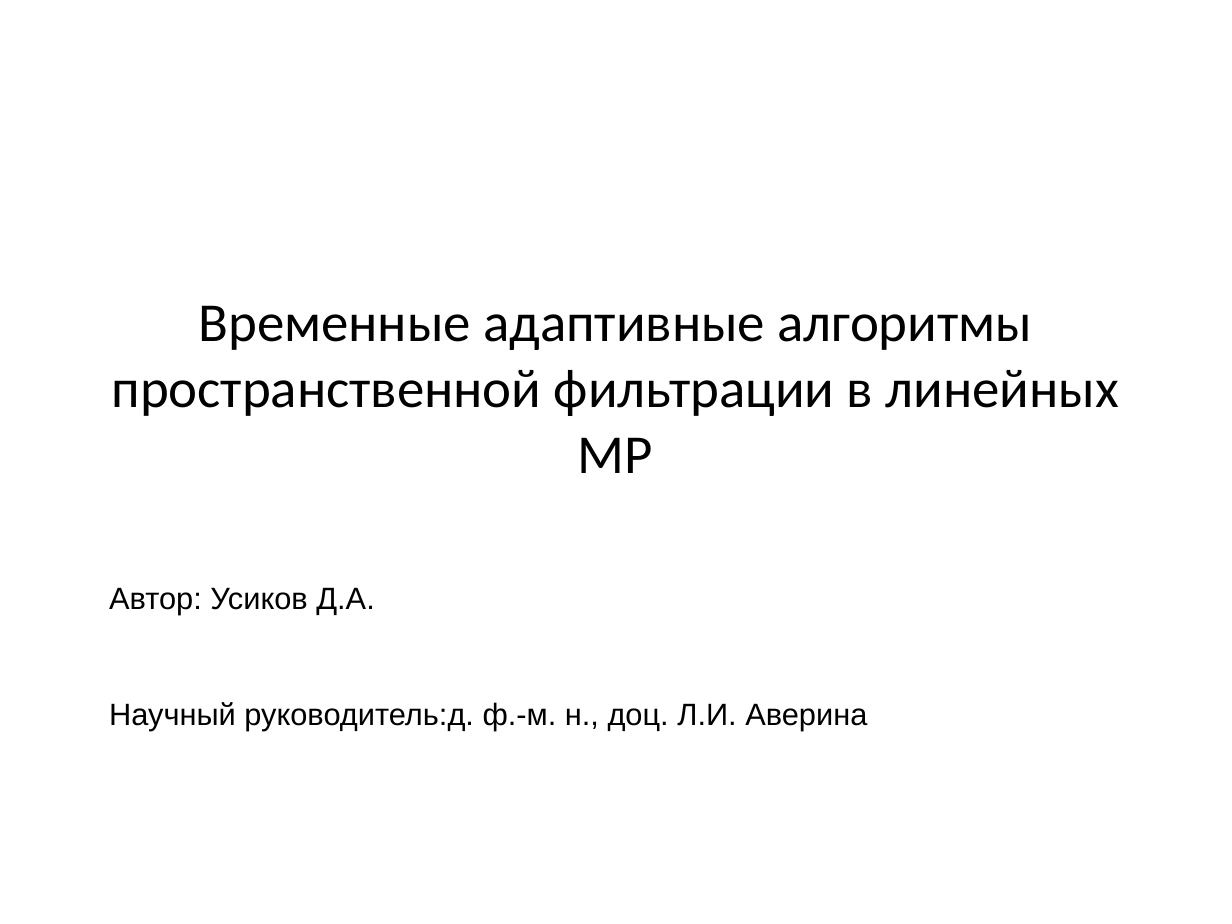
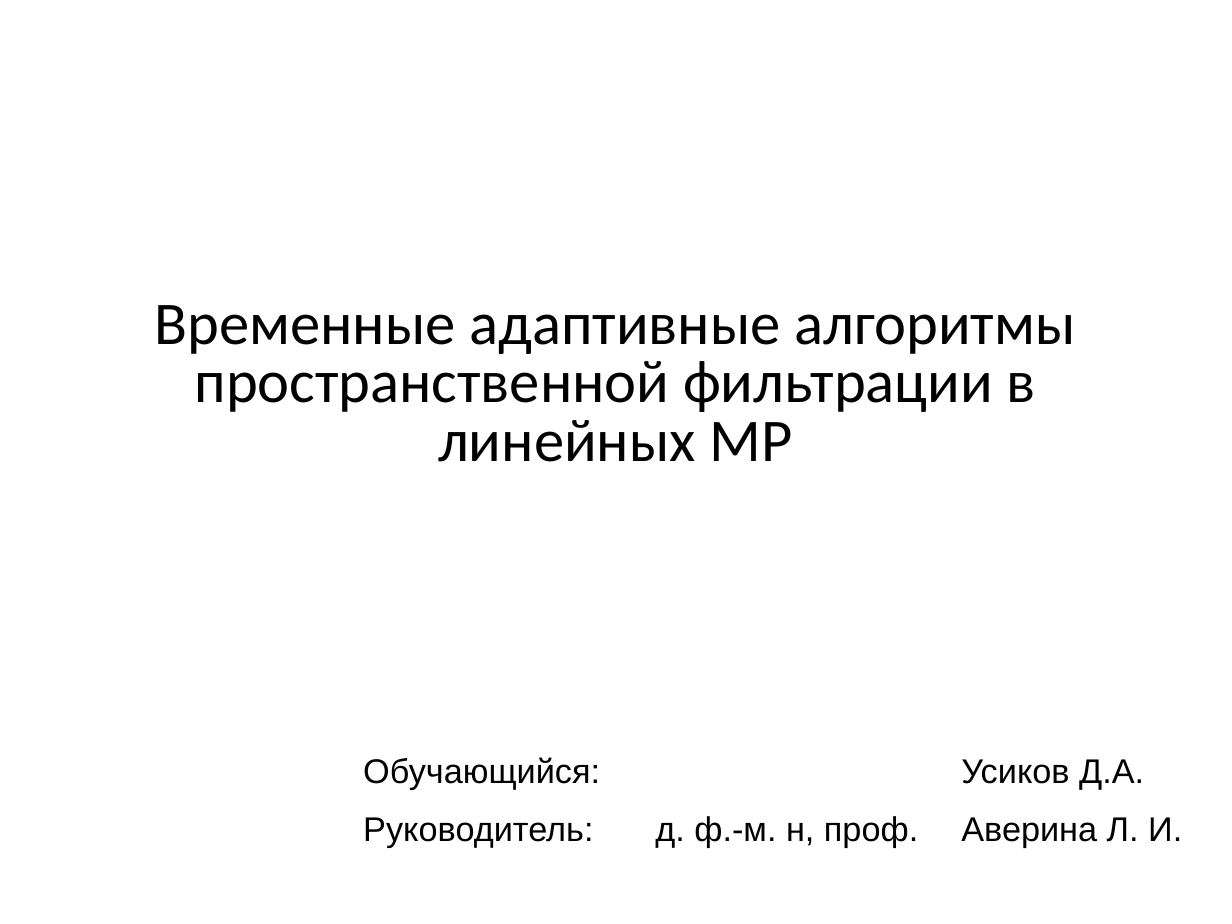
Before and after one commit to Rernamp/microphone_arrays, a slide deck: slide 1 of student_session_2021/Доклад.pptx. Drawn at 1232x924 pixels with LibreOffice and Linux fonts; fonts in the diff are those of the drawing. Boxes give left, top, right and bottom in pixels: in the first picture for what was removed or moved away, otherwise in the second. Text is boxed around its words. In the diff, an @@ line names an element or a change of style, - is before the commit and + after.

```diff
--- a/student_session_2021/Доклад.pptx
+++ b/student_session_2021/Доклад.pptx
@@ text "Временные адаптивные алгоритмы пространственной фильтрации ..." at (x1=155, y1=305, x2=1075, y2=462): size 32.1 to 35.4 pt; line spacing 1 to 0.8 @@
@@ text removed at (x1=109, y1=587, x2=374, y2=614) @@
-Автор: Усиков Д.А.
@@ text removed at (x1=109, y1=702, x2=867, y2=731) @@
-Научный руководитель:д. ф.-м. н., доц. Л.И. Аверина
@@ table added at (x1=354, y1=733, x2=1231, y2=851), 2 rows, 3 columns @@
+Обучающийся: |  | Усиков Д.А.
+Руководитель: | д. ф.-м. н, проф. | Аверина Л. И.
```
Also in this commit, not shown: 6 other slides changed, 5 slides added, 5 slides removed.
